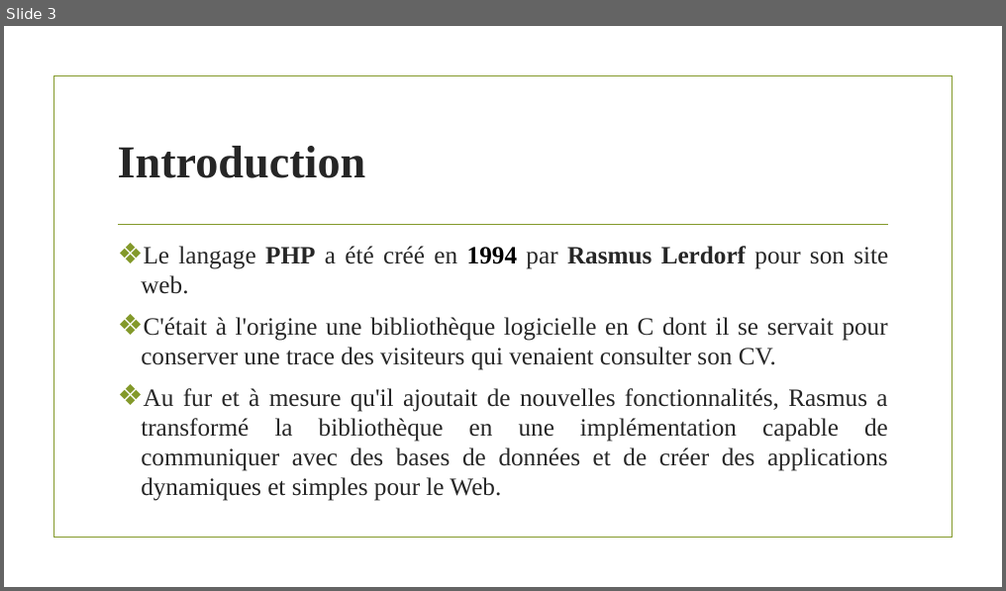
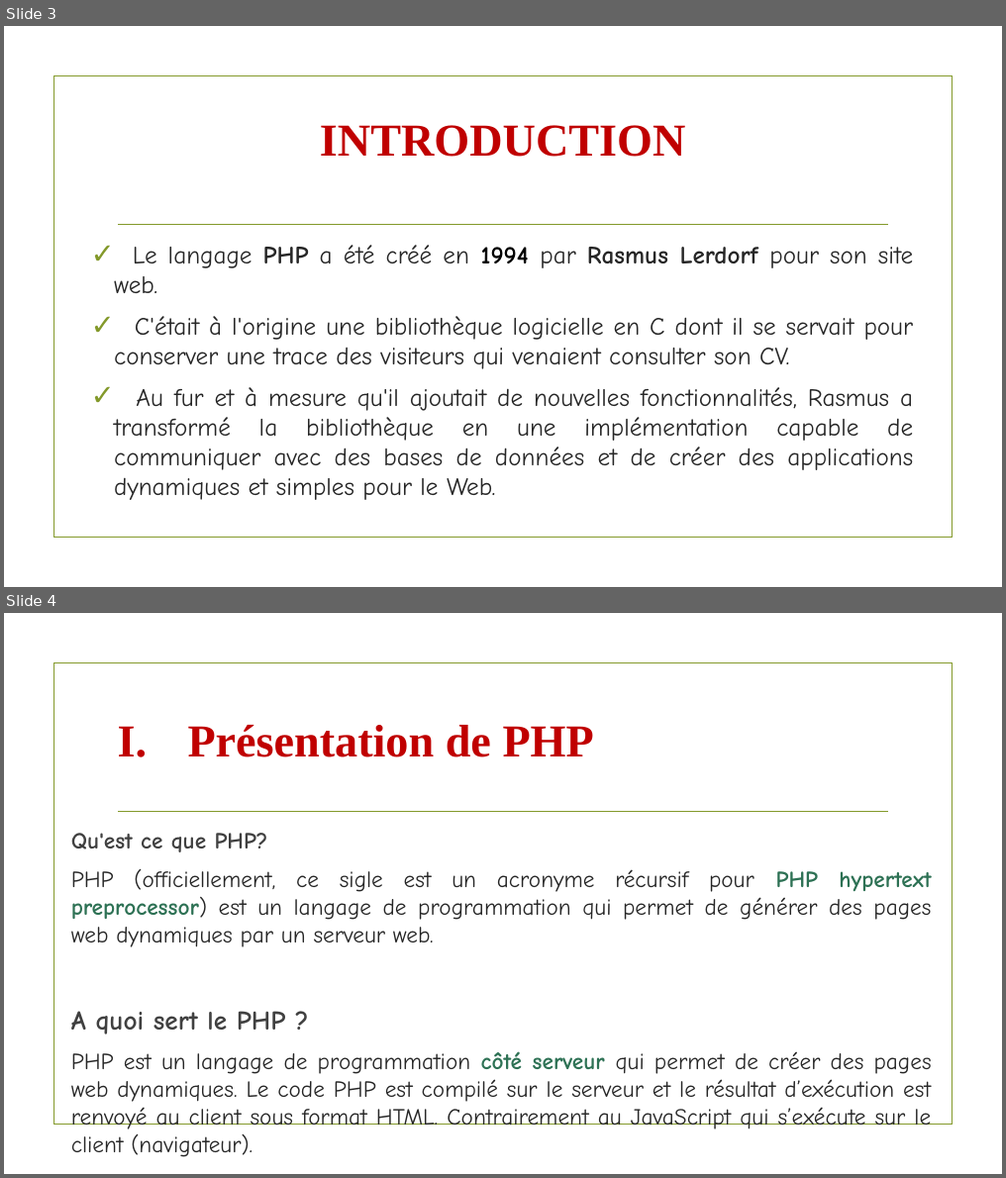
Before and after one commit to Bethel226/Langage_PHP, a slide deck: Le langage PHP.pptx. Shown one above the other, each under a label of ours: slide 3 before the commit, slides 3 and 4 after it. The pictures are 1006x591 and 1006x1178 pixels, drawn with LibreOffice and Linux fonts; fonts in the diff are those of the drawing; background and template pictures are left out. Boxes give left, top, right and bottom in pixels: in the first picture for what was removed or moved away, otherwise in the second. Text is boxed around its words. In the diff, an @@ line names an element or a change of style, - is before the commit and + after.

Commit message:
ajout qlq modif

```diff
--- a/Le langage PHP.pptx
+++ b/Le langage PHP.pptx
@@ slide 4 added at [4, 613, 1002, 1174], background picture (left out); not listed: 2 template elements that a slide beside it also shows @@
@@ title added at [188, 725, 594, 758], 44 pt, text #C00000, bold @@
+I. Présentation de PHP
@@ text added at [71, 833, 932, 1130], 22.2 pt, text #262626 @@
+Qu'est ce que PHP?
+PHP (officiellement, ce sigle est un acronyme récursif pour PHP hypertext preprocessor) est un langage de programmation qui permet de générer des pages web dynamiques par un serveur web.
+A quoi sert le PHP ?
+PHP est un langage de programmation côté serveur qui permet de créer des pages web dynamiques. Le code PHP est compilé sur le serveur et le résultat d’exécution est renvoyé au client sous format HTML. Contrairement au JavaScript qui s’exécute sur le client (navigateur).
@@ slide 3 changed as well @@
@@ title "INTRODUCTION" at [320, 125, 685, 157]: vertical alignment middle to top @@
@@ title at [320, 125, 685, 157]: text changed; text colour #262626 to #C00000 @@
-Introduction
+INTRODUCTION
@@ text "Le langage PHP a été ...": place and size @@
-text "Le langage PHP a été ..." at [141, 246, 888, 501]
+text "Le langage PHP a été ..." at [114, 245, 914, 500]
@@ text "Le langage PHP a été ..." at [114, 245, 914, 500]: font Times New Roman to Comic Neue; bullet ❖ to ✓ @@
```
Also in this commit, not shown: 3 other slides changed, 4 other slides added, 2 slides removed.
